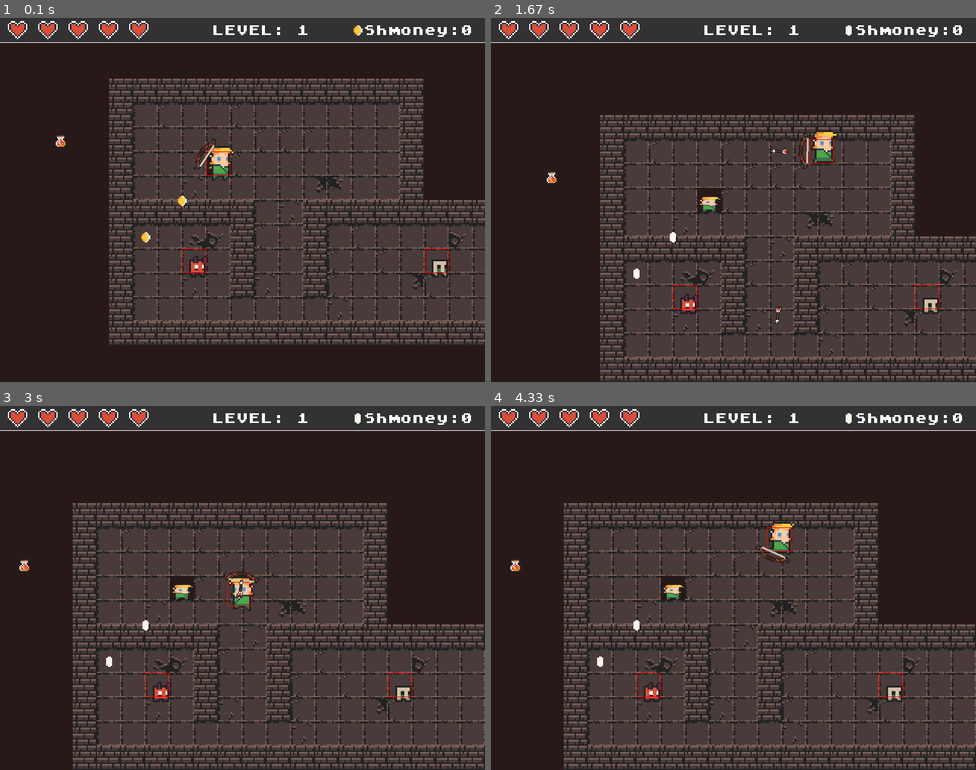
Above: before the commit, frames 1-4 (two rows, left to right).
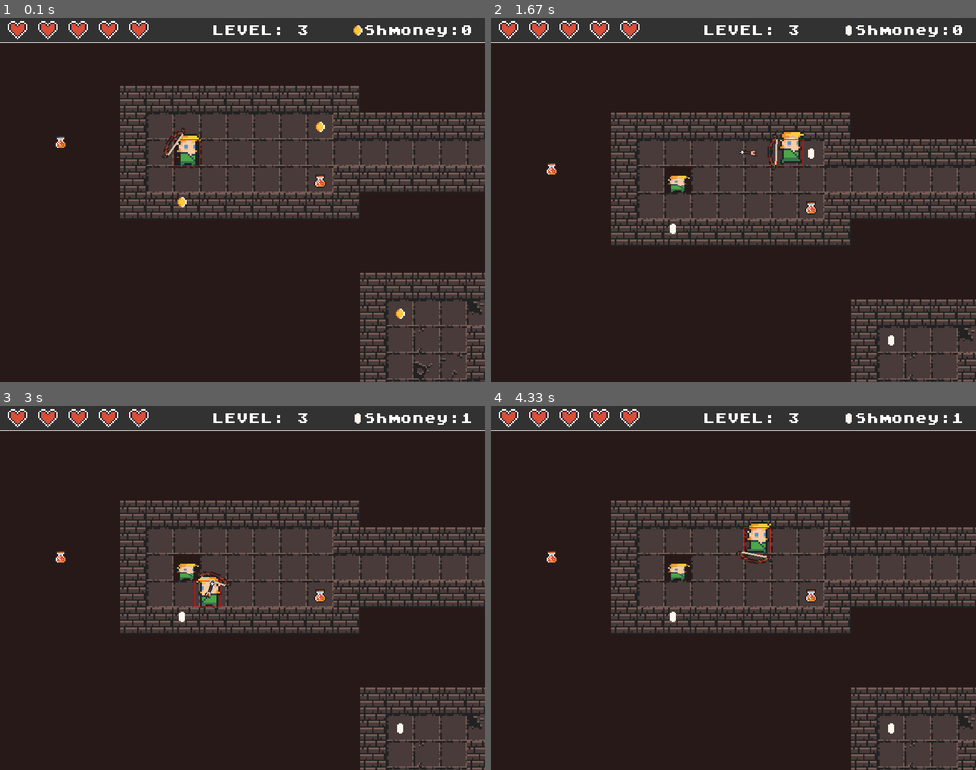
Above: after the commit, the same moments.

Repository: Zakariaelfettahi/Pygame
Game: pygame game, started from main.py
The game is run twice, just before and just after one commit, with the same random seed, the same clock (stepped at 60 frames per second) and the same inputs.
Inputs (mouse positions are in pixels of both pictures, inside the frame that each line leads up to):
- Up to frame 1 (0.1 s): no input
- Up to frame 2 (1.67 s): hold D 0.33-0.8 s; move the mouse to (714, 214) at 0.37 s; hold W 0.83-1.13 s; move the mouse to (888, 189) at 0.87 s; click (782, 280) at 1.22 s; hold D from 1.5 s (still down); click (583, 145) at 1.58 s
- Up to frame 3 (3 s): release D at 1.97 s; hold A 2-2.53 s; click (315, 460) at 2.08 s; hold S 2.57-2.87 s; click (300, 620) at 2.65 s; hold A from 2.9 s (still down); click (252, 464) at 2.98 s
- Up to frame 4 (4.33 s): release A at 3.3 s; hold W 3.33-3.7 s; click (558, 577) at 3.42 s; hold D from 3.73 s (still down); click (738, 624) at 3.82 s

The runs differ from the first frame. In frame 1, 38% of the frame differs, in the area x 11-100%, y 2-100%; in frame 2, 36%; in frame 3, 40%; in frame 4, 40%, in the area x 4-100%, y 2-100%.

Commit message:
Added boss enemy ai

Diff:
--- a/character.py
+++ b/character.py
@@ -1,5 +1,6 @@
 import pygame
 import math
+import weapon
 import constants
 
 class Character():
@@ -20,6 +21,7 @@
         self.coins = 0
         self.hit = False
         self.last_hit = pygame.time.get_ticks()
+        self.last_attack = pygame.time.get_ticks()
         self.stunned =  False
 
     def move(self,dx,dy, obstacle_tiles):
@@ -85,7 +87,8 @@
 
         return screen_scroll
 
-    def ai(self, player, obstacle_tiles, screen_scroll):
+    def ai(self, player, obstacle_tiles, screen_scroll, fireball_image):
+        fireball = None
         clipped_line = ()
         stun_cooldown = 200
         ai_dx = 0
@@ -123,6 +126,13 @@
                     player.health -= 10
                     player.hit = True
                     player.last_hit = pygame.time.get_ticks()
+                    #boss eenemy fireball
+                    boss_cooldown = 750
+                    if self.boss:
+                        if dist < 500:
+                            if pygame.time.get_ticks() - self.last_attack >= boss_cooldown:
+                                fireball = weapon.Fireball(fireball_image, self.rect.centerx, self.rect.centery, player.rect.centerx, player.rect.centery)
+                                self.last_attack = pygame.time.get_ticks()
 
             #reset hit
             if self.hit == True:
@@ -135,6 +145,8 @@
             #if cooldown passed
             if (pygame.time.get_ticks() - self.last_hit > stun_cooldown):
                 self.stunned = False
+
+        return fireball
 
     def update(self):
         #check if character is alive
--- a/constants.py
+++ b/constants.py
@@ -12,11 +12,11 @@
 ITEM_SCALER = 2.5
 POTION_SCALER = 2
 TOP_PANNEL = (50,50,50)
-TILE_SIZE = 16 * ITEM_SCALER #fixeed this
+TILE_SIZE = 16 * ITEM_SCALER*1.1 #fixeed this
 TILE_RANGE = 18
 ROWS = 150
 COLS = 150
-LEVEL = 1
+LEVEL = 3
 
 MAP = []
 for row in range(ROWS):
@@ -40,3 +40,5 @@
 SCROLL_THRESH = 200
 RANGE = 50
 ATTACK_RANGE = 60
+FIREBALL_SCALER = 1
+FIREBALL_SPEED = 4
--- a/main.py
+++ b/main.py
@@ -57,6 +57,7 @@
 #weapon images
 bow_image = scale_image(pygame.image.load("assets/images/weapons/bow.png").convert_alpha(), constants.WEAPON_SCALER)
 arrow_image = scale_image(pygame.image.load("assets/images/weapons/arrow.png").convert_alpha(), constants.WEAPON_SCALER)
+fireball_image = scale_image(pygame.image.load("assets/images/weapons/fireball.png").convert_alpha(), constants.FIREBALL_SCALER)
 
 
 #MOB images
@@ -147,6 +148,7 @@
 damage_text_group = pygame.sprite.Group()
 arrow_group = pygame.sprite.Group()
 item_group = pygame.sprite.Group()
+fireball_group = pygame.sprite.Group()
 
 #create top pannel coin
 score_coin = Items(590, 19, 0, coin_images, True)
@@ -201,8 +203,11 @@
 
     #update enemy
     for enemy in enemy_list:
-        enemy.ai(player, world.obstacle_tiles, screen_scroll)
-        enemy.update()
+        fireball = enemy.ai(player, world.obstacle_tiles, screen_scroll, fireball_image)
+        if fireball:
+            fireball_group.add(fireball)
+        if enemy.alive:
+            enemy.update()
 
     #update weapon
     arrow = bow.update(player)
@@ -220,6 +225,9 @@
     damage_text_group.update()
     damage_text_group.draw(screen)
 
+    #update fireball
+    fireball_group.update(screen_scroll, player)
+
     #draw and update items (NOT THIS)
     item_group.draw(screen)
     item_group.update(screen_scroll, player)
@@ -243,6 +251,10 @@
     #draw arrow
     for arrow in arrow_group:
         arrow.draw(screen)
+
+    #draw fireball
+    for fireball in fireball_group:
+        fireball.draw(screen)
 
 
     #event handler (pressing keys, quiting the game)
@@ -271,6 +283,3 @@
                 move_down = False
     pygame.display.update()
 pygame.quit()
-
-
-#MY CONTRIBUTIONS !!!!
--- a/weapon.py
+++ b/weapon.py
@@ -91,3 +91,40 @@
     #draw function
     def draw(self, area):
         area.blit(self.image, ((self.rect.centerx - int(self.image.get_width()/2)), (self.rect.centery - int(self.image.get_height()/2))))
+
+
+class Fireball(pygame.sprite.Sprite):
+    def __init__(self, image, x, y, target_x, target_y):
+        pygame.sprite.Sprite.__init__(self)
+        self.original_image = image
+        x_distance = target_x - x
+        y_distance = -(target_y - y)
+        self.angle = math.degrees(math.atan2(y_distance,x_distance))
+        self.image = pygame.transform.rotate(self.original_image, self.angle - 90)
+        self.rect = self.image.get_rect()
+        self.rect.center = (x, y)
+        #claculate velocity based on angle
+        self.dx = +(math.cos(math.radians(self.angle)) * constants.FIREBALL_SPEED)
+        self.dy = -(math.sin(math.radians(self.angle)) * constants.FIREBALL_SPEED)
+
+    #update function
+    def update(self, screen_scroll, player ):
+        #move fireball
+        self.rect.x += screen_scroll[0] + self.dx
+        self.rect.y += screen_scroll[1] + self.dy
+
+        #delete fireball if it leaves the screen
+        if self.rect.right < 0 or self.rect.left > constants.SCREEN_WIDTH or self.rect.bottom < 0 or self.rect.top > constants.SCREEN_HEIGHT:
+            self.kill()
+
+        #check for collision with player
+        if player.rect.colliderect(self.rect) and player.hit == False:
+            player.hit = True
+            player.last_hit = pygame.time.get_ticks()
+            player.health -= 10
+            self.kill()
+
+
+    #draw function
+    def draw(self, area):
+        area.blit(self.image, ((self.rect.centerx - int(self.image.get_width()/2)), (self.rect.centery - int(self.image.get_height()/2))))
